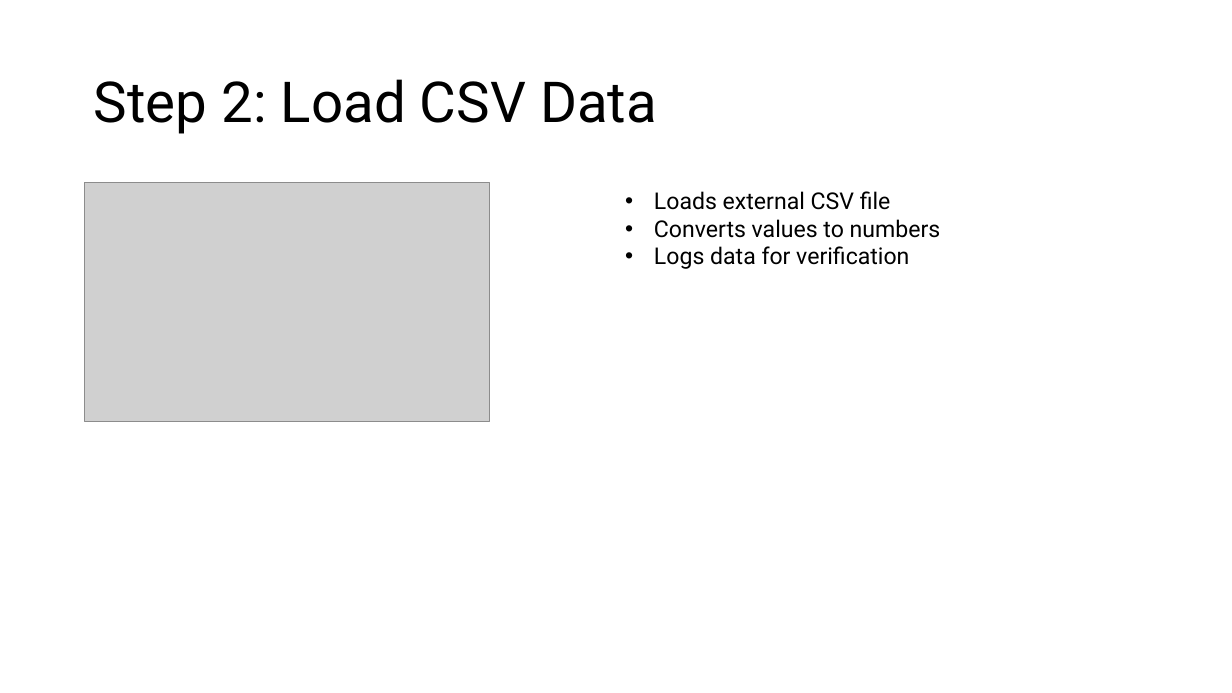
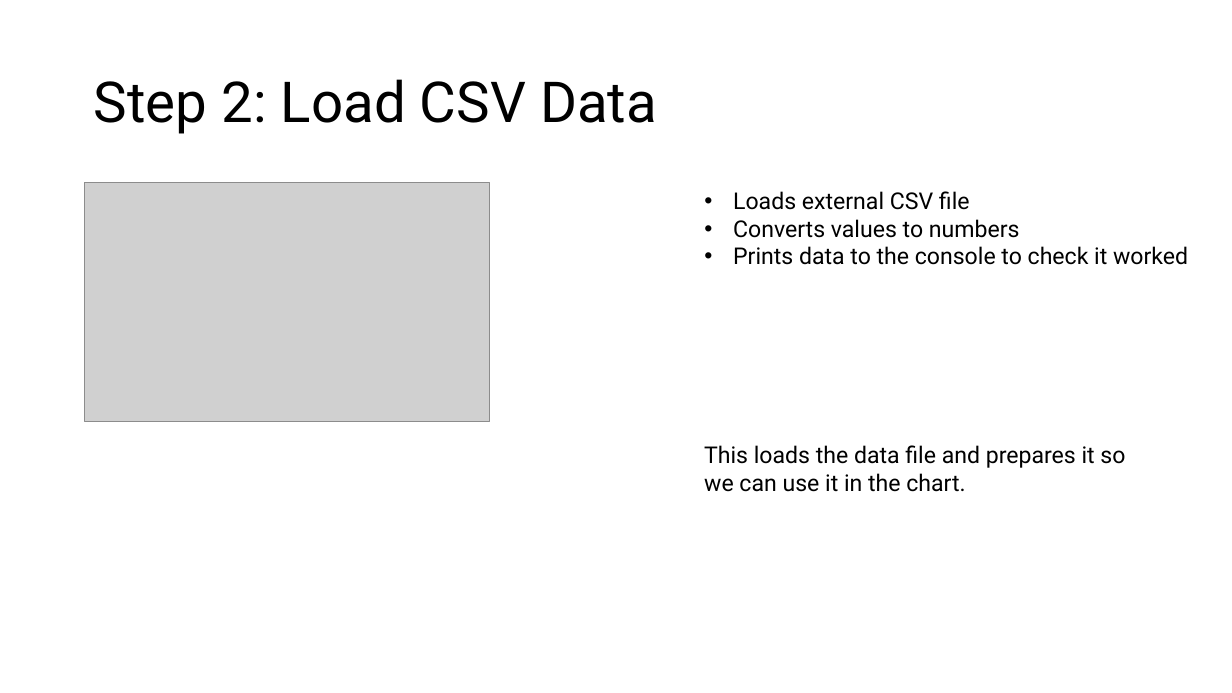
Before and after one commit to armandhammer/bengarland-site, a slide deck: slide 3 of tutorial/Bar Graph Sorting.pptx. Drawn at 1232x693 pixels with LibreOffice and Linux fonts; fonts in the diff are those of the drawing; grey boxes stand for pictures. Boxes give left, top, right and bottom in pixels: in the first picture for what was removed or moved away, otherwise in the second. Text is boxed around its words. In the diff, an @@ line names an element or a change of style, - is before the commit and + after.

```diff
--- a/tutorial/Bar Graph Sorting.pptx
+++ b/tutorial/Bar Graph Sorting.pptx
@@ text "Loads external CSV file": place and size @@
-text "Loads external CSV file" at bbox=[654, 191, 941, 269]
+text "Loads external CSV file" at bbox=[733, 191, 1188, 265]
@@ text at bbox=[733, 246, 1188, 265]: text changed @@
-• Logs data for verification
+• Prints data to the console to check it worked
@@ text added at bbox=[704, 445, 1125, 492], 18 pt, text #000000 @@
+This loads the data file and prepares it so we can use it in the chart.
```
Also in this commit, not shown: 1 other slide changed, 7 slides added, 2 slides removed, 2 other files.
